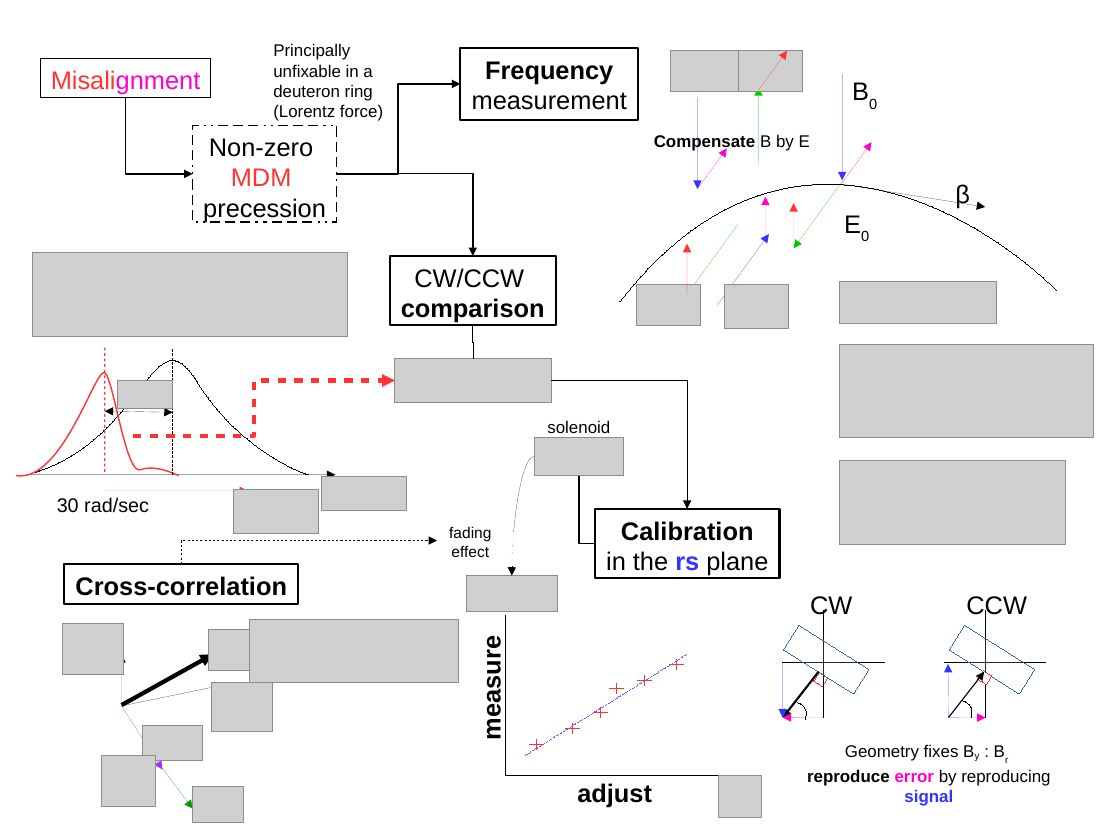
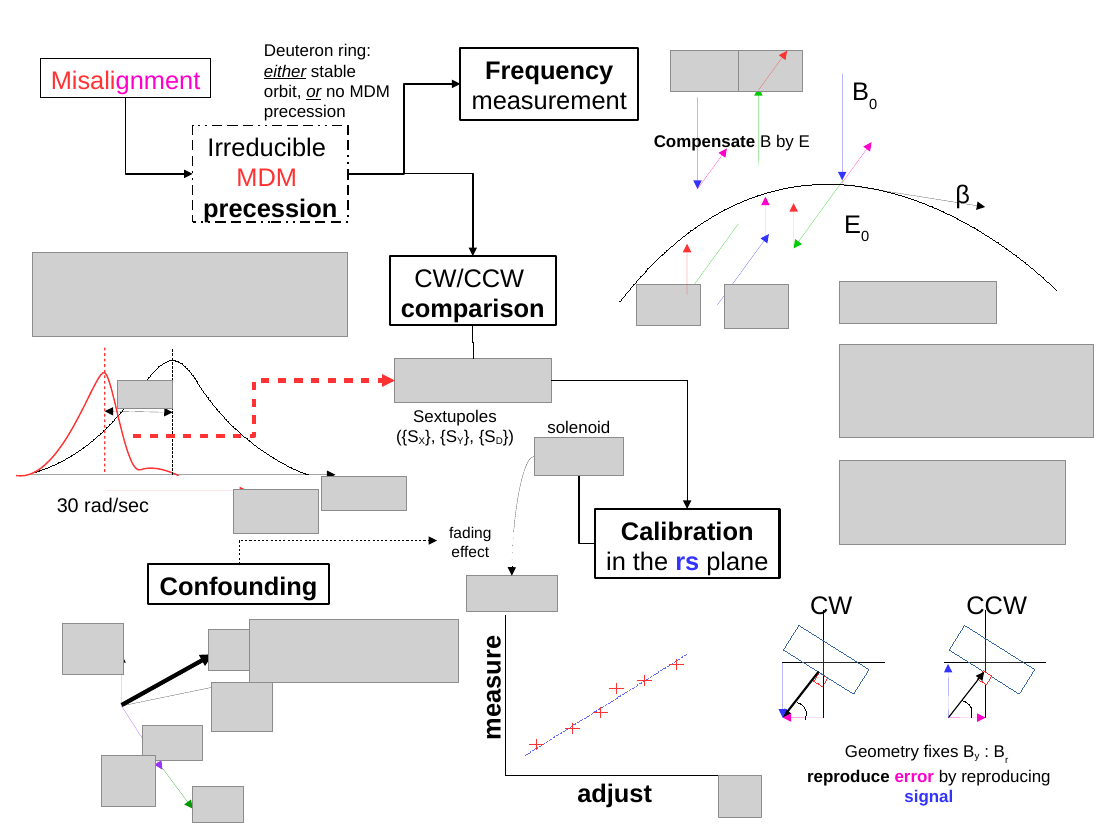
Before and after one commit to AlexAksentyev/EDM, a slide deck: slide 1 of doc/TheFourConcepts.odp. Drawn at 1120x840 pixels with LibreOffice and Linux fonts; fonts in the diff are those of the drawing; grey boxes stand for pictures. Boxes give left, top, right and bottom in pixels: in the first picture for what was removed or moved away, otherwise in the second. Text is boxed around its words. In the diff, an @@ line names an element or a change of style, - is before the commit and + after.

```diff
--- a/doc/TheFourConcepts.odp
+++ b/doc/TheFourConcepts.odp
@@ text at (264, 43, 390, 121): text changed @@
-Principally unfixable in a deuteron ring (Lorentz force)
+Deuteron ring:
+either stable orbit, or no MDM precession
@@ elbow arrow moved from (336, 174) - (460, 84) to (348, 174) - (460, 84) @@
@@ rectangle "Irreducible": place and size @@
-rectangle "Irreducible" at (192, 125, 336, 222)
+rectangle "Irreducible" at (192, 125, 348, 222)
@@ text in rectangle at (207, 137, 326, 157): text changed @@
-Non-zero
+Irreducible
@@ elbow arrow moved from (336, 174) - (473, 256) to (348, 174) - (473, 256) @@
@@ text in rectangle at (203, 198, 337, 222): bold on in "precession" @@
@@ text added at (413, 409, 497, 426), 12 pt, text #000000 @@
+Sextupoles
+({SX}, {SY}, {SD})
@@ rectangle "Confounding": place and size @@
-rectangle "Confounding" at (64, 564, 298, 605)
+rectangle "Confounding" at (148, 564, 329, 605)
@@ elbow arrow moved from (181, 564) - (437, 541) to (239, 564) - (437, 541) @@
@@ text in rectangle at (160, 576, 318, 600): text changed @@
-Cross-correlation
+Confounding
```
Also in this commit, not shown: 6 other files.
